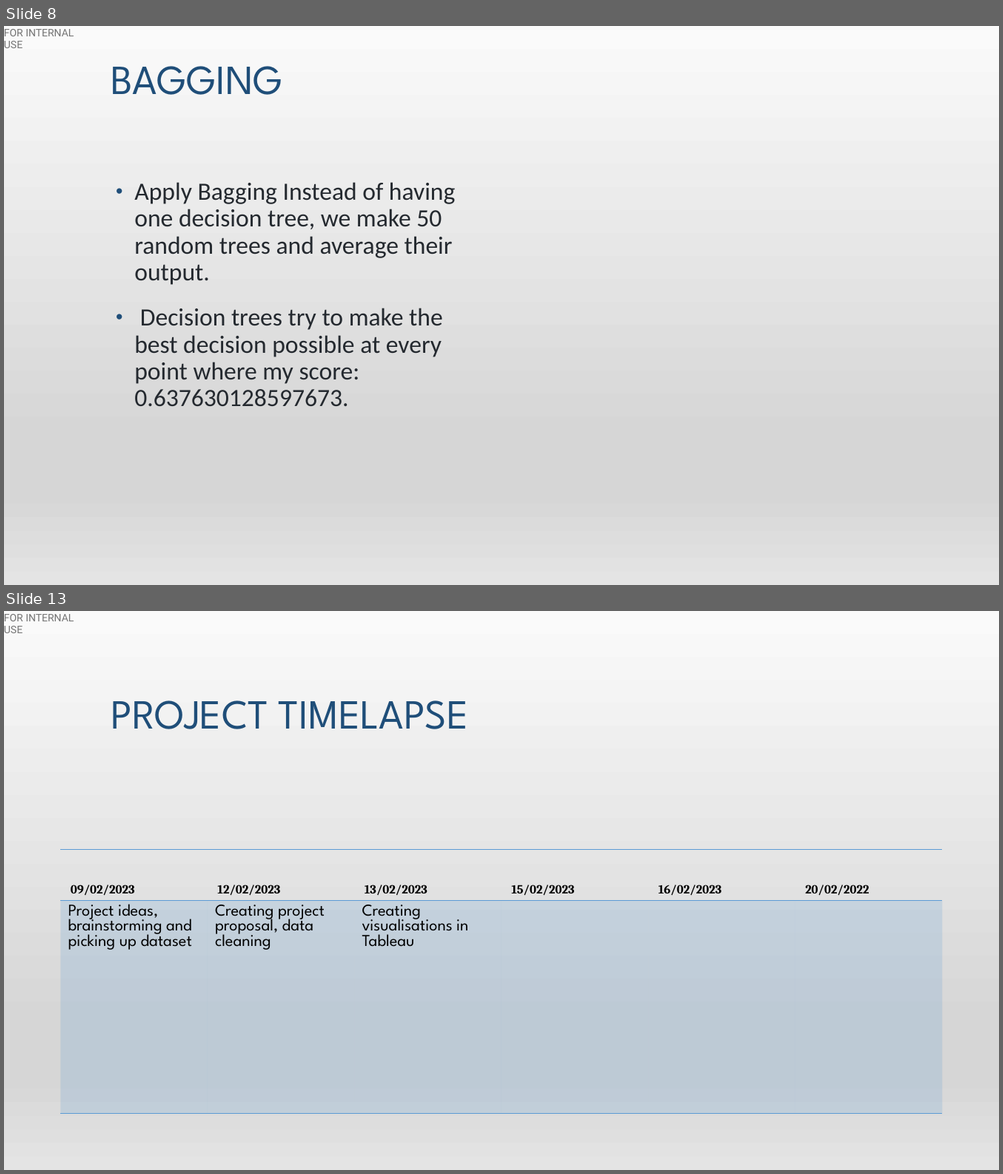
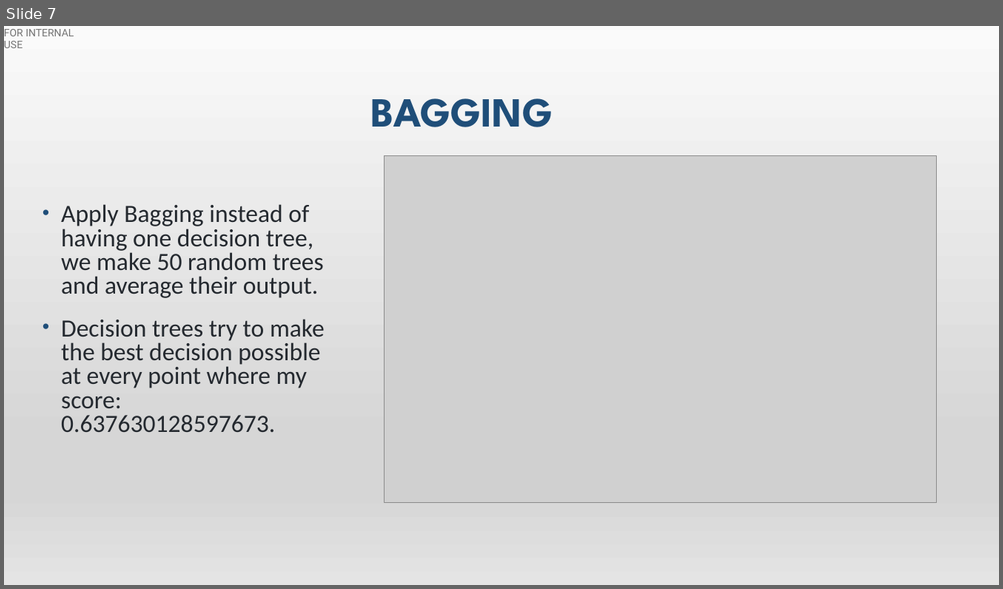
Before and after one commit to hibaa-a/MachineLearning_GlassdoorReviews, a slide deck: glassdoor_presentation.pptx. Shown one above the other, each under a label of ours: slides 8 and 13 before the commit, slide 7 after it; the slides between them are not shown. The pictures are 1003x1174 and 1003x589 pixels, drawn with LibreOffice and Linux fonts; fonts in the diff are those of the drawing; grey boxes stand for pictures. Boxes give left, top, right and bottom in pixels: in the first picture for what was removed or moved away, otherwise in the second. Text is boxed around its words. In the diff, an @@ line names an element or a change of style, - is before the commit and + after.

```diff
--- a/glassdoor_presentation.pptx
+++ b/glassdoor_presentation.pptx
@@ slide 13 removed at (x1=4, y1=611, x2=999, y2=1170), background gradient #F2F2F2 to #E7E6E6 to #FFFFFF to #D0CECE; not listed: 2 template elements that a slide beside it also shows @@
@@ title removed at (x1=111, y1=701, x2=469, y2=729) @@
-PROJECT TIMELAPSE
@@ table removed at (x1=61, y1=850, x2=942, y2=1114), 2 rows, 6 columns @@
-09/02/2023 | 12/02/2023 | 13/02/2023 | 15/02/2023 | 16/02/2023 | 20/02/2022
-Project ideas, brainstorming and picking up dataset | Creating project proposal, data cleaning | Creating visualisations in Tableau |  |  | 
@@ what was slide 8 is now slide 7 @@
@@ slide 7 changed as well @@
@@ title "BAGGING" moved from (x1=111, y1=66, x2=283, y2=95) to (x1=371, y1=99, x2=553, y2=127) @@
@@ title "BAGGING" at (x1=371, y1=99, x2=553, y2=127): bold on @@
@@ picture added at (x1=384, y1=156, x2=936, y2=503) @@
@@ text "Apply Bagging instead of having ..." moved from (x1=134, y1=182, x2=455, y2=407) to (x1=61, y1=204, x2=324, y2=432) @@
@@ text at (x1=61, y1=204, x2=324, y2=298): text changed @@
-• Apply Bagging Instead of having one decision tree, we make 50 random trees and average their output.
+• Apply Bagging instead of having one decision tree, we make 50 random trees and average their output.
@@ text at (x1=61, y1=319, x2=324, y2=432): line spacing 0.9 to 0.8 @@
```
Also in this commit, not shown: 6 other slides changed, 12 slides added, 5 other slides removed.
